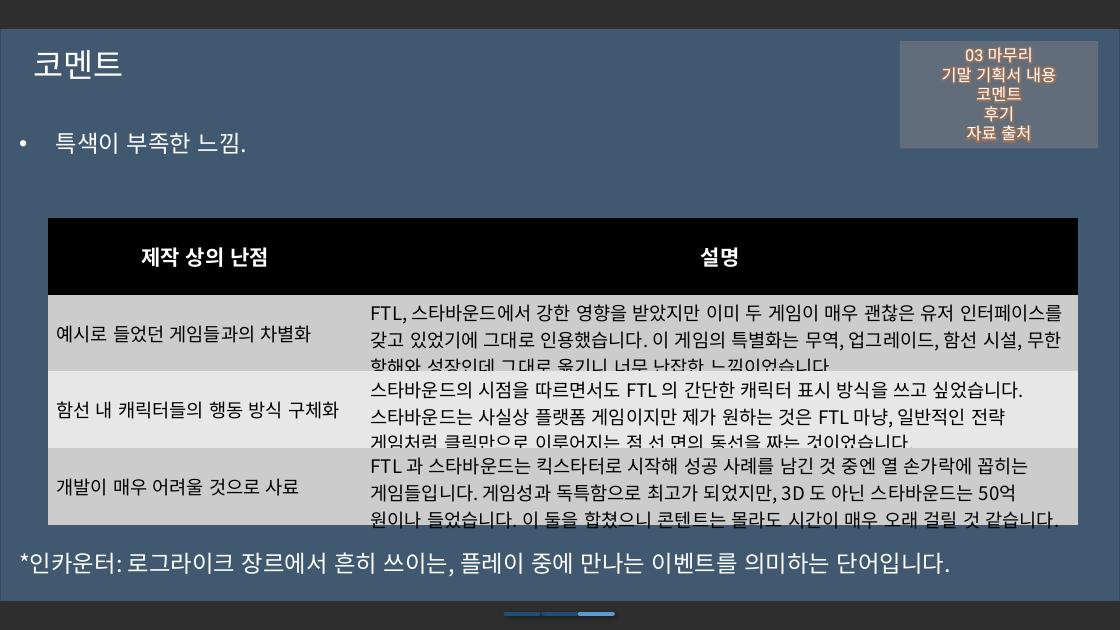
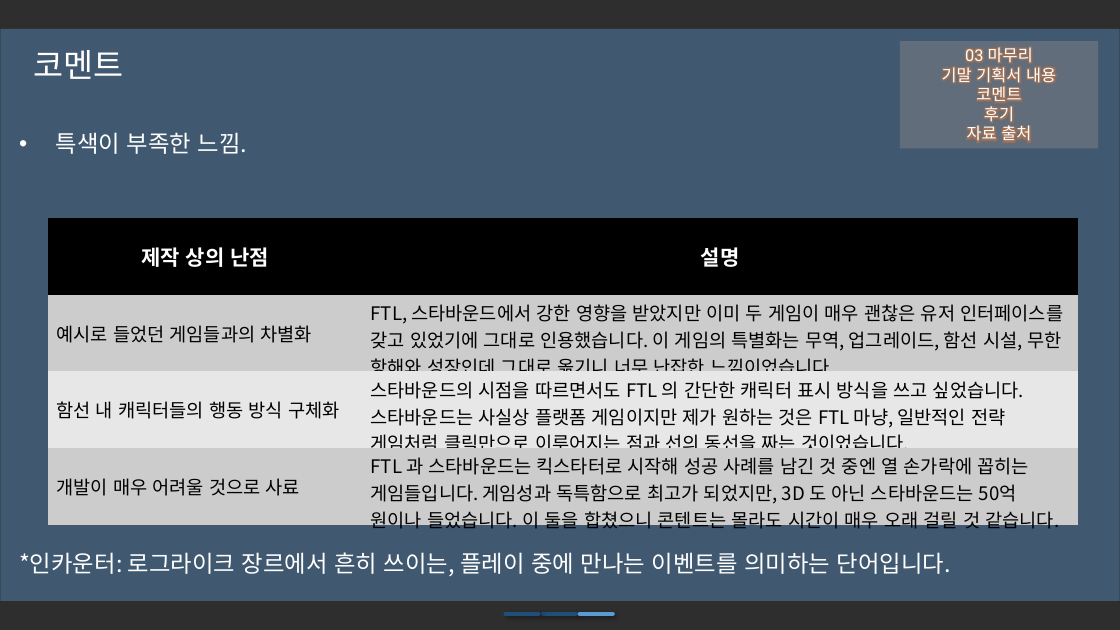
Before and after one commit to iconstudio/2017-Platformer, a slide deck: slide 20 of slides/Cosmos_20171105.pptx. Drawn at 1120x630 pixels with LibreOffice and Linux fonts; fonts in the diff are those of the drawing; background and template pictures are left out; a plain dark background stands for a picture behind light text. Boxes give left, top, right and bottom in pixels: in the first picture for what was removed or moved away, otherwise in the second. Text is boxed around its words. In the diff, an @@ line names an element or a change of style, - is before the commit and + after.

```diff
--- a/slides/Cosmos_20171105.pptx
+++ b/slides/Cosmos_20171105.pptx
@@ table at [48, 218, 1078, 537] @@
-row 3, column 2: 스타바운드의 시점을 따르면서도 FTL 의 간단한 캐릭터 표시 방식을 쓰고 싶었습니다. 스타바운드는 사실상 플랫폼 게임이지만 제가 원하는 것은 FTL 마냥, 일반적인 전략 게임처럼 클릭만으로 이루어지는 점 선 면의 동선을 짜는 것이었습니다.
+row 3, column 2: 스타바운드의 시점을 따르면서도 FTL 의 간단한 캐릭터 표시 방식을 쓰고 싶었습니다. 스타바운드는 사실상 플랫폼 게임이지만 제가 원하는 것은 FTL 마냥, 일반적인 전략 게임처럼 클릭만으로 이루어지는 점과 선의 동선을 짜는 것이었습니다.
```
Also in this commit, not shown: 2 other slides changed, 4 other files.
